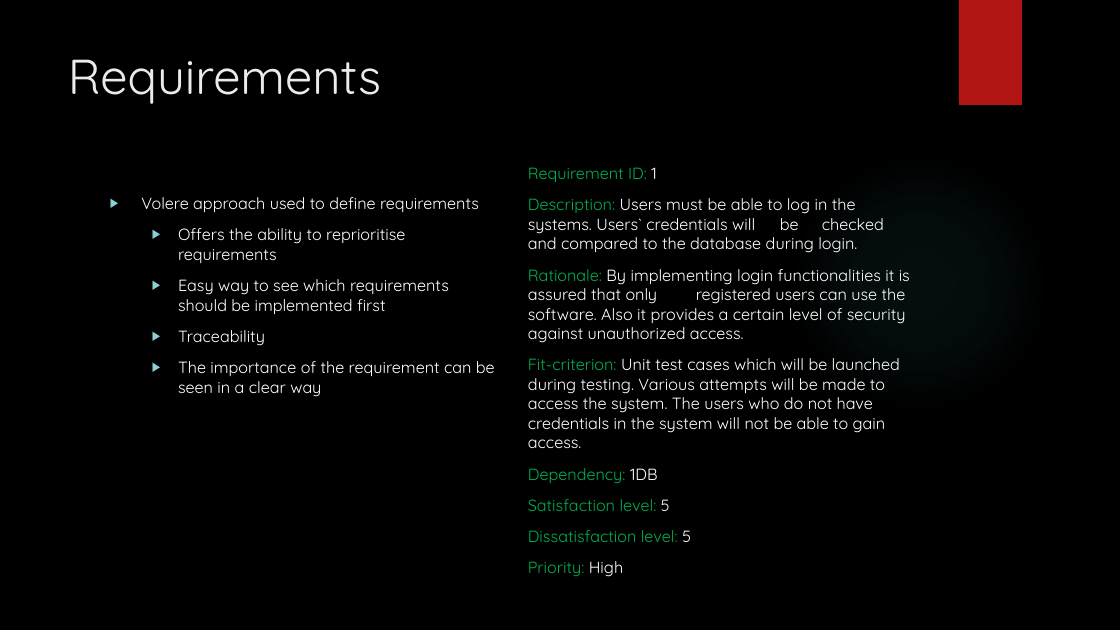
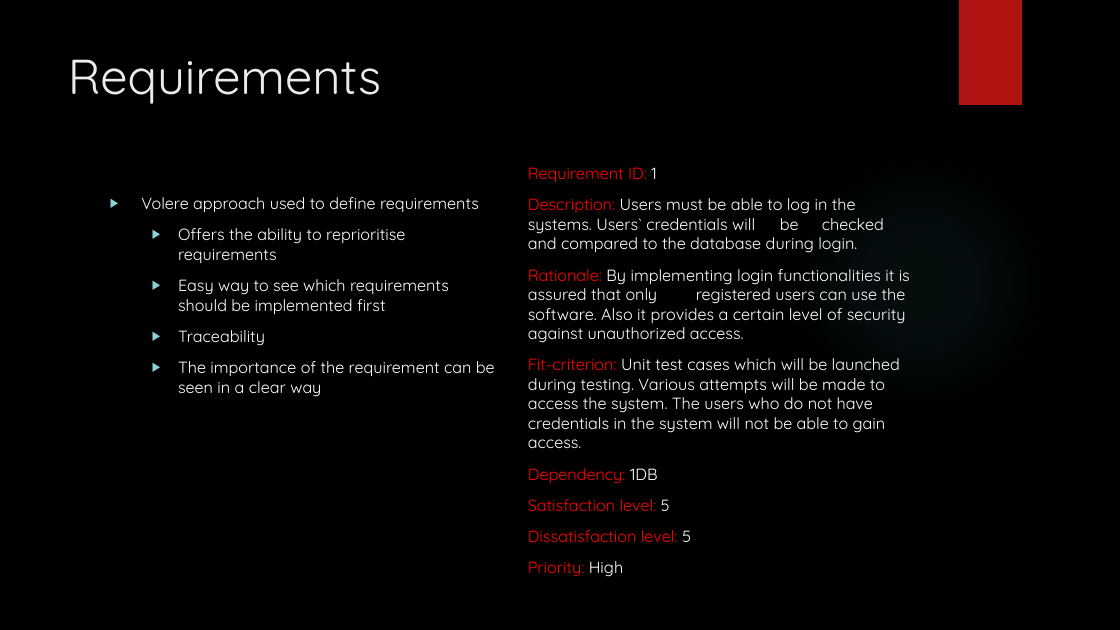
Before and after one commit to kostadin1994/smartShopping, a slide deck: slide 3 of docs/4_presentation/Smart Shopping Trolley.pptx. Drawn at 1120x630 pixels with LibreOffice and Linux fonts; fonts in the diff are those of the drawing; background and template pictures are left out. Boxes give left, top, right and bottom in pixels: in the first picture for what was removed or moved away, otherwise in the second. Text is boxed around its words. In the diff, an @@ line names an element or a change of style, - is before the commit and + after.

Commit message:
colour changed

```diff
--- a/docs/4_presentation/Smart Shopping Trolley.pptx
+++ b/docs/4_presentation/Smart Shopping Trolley.pptx
@@ text "Requirement ID: 1" at box(528, 167, 910, 542): text colour #00B050 to #FF0000 in "Requirement ID:", "Description:", "Rationale:", "Fit-criterion:" and 4 more places @@
```
